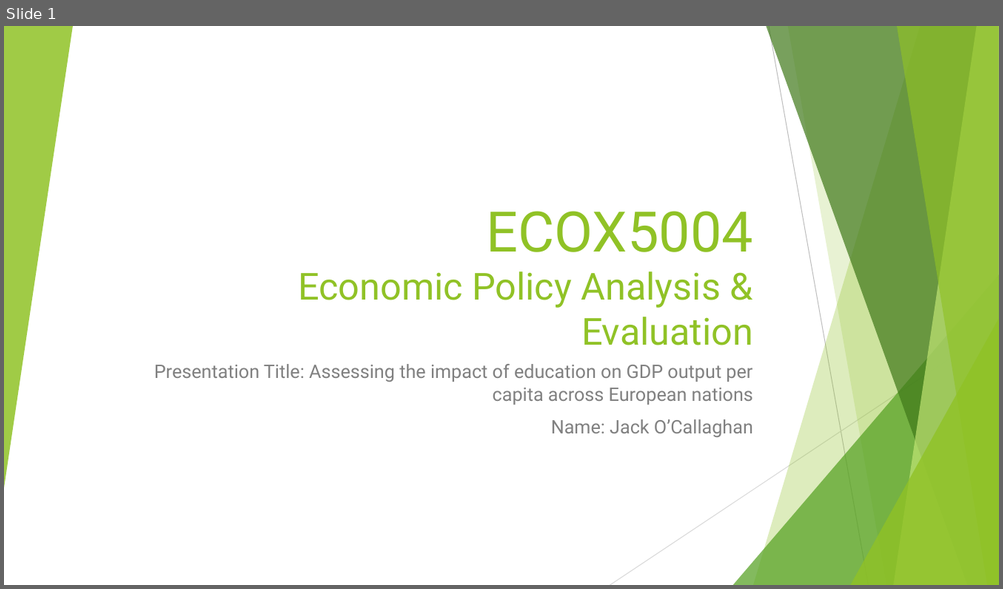
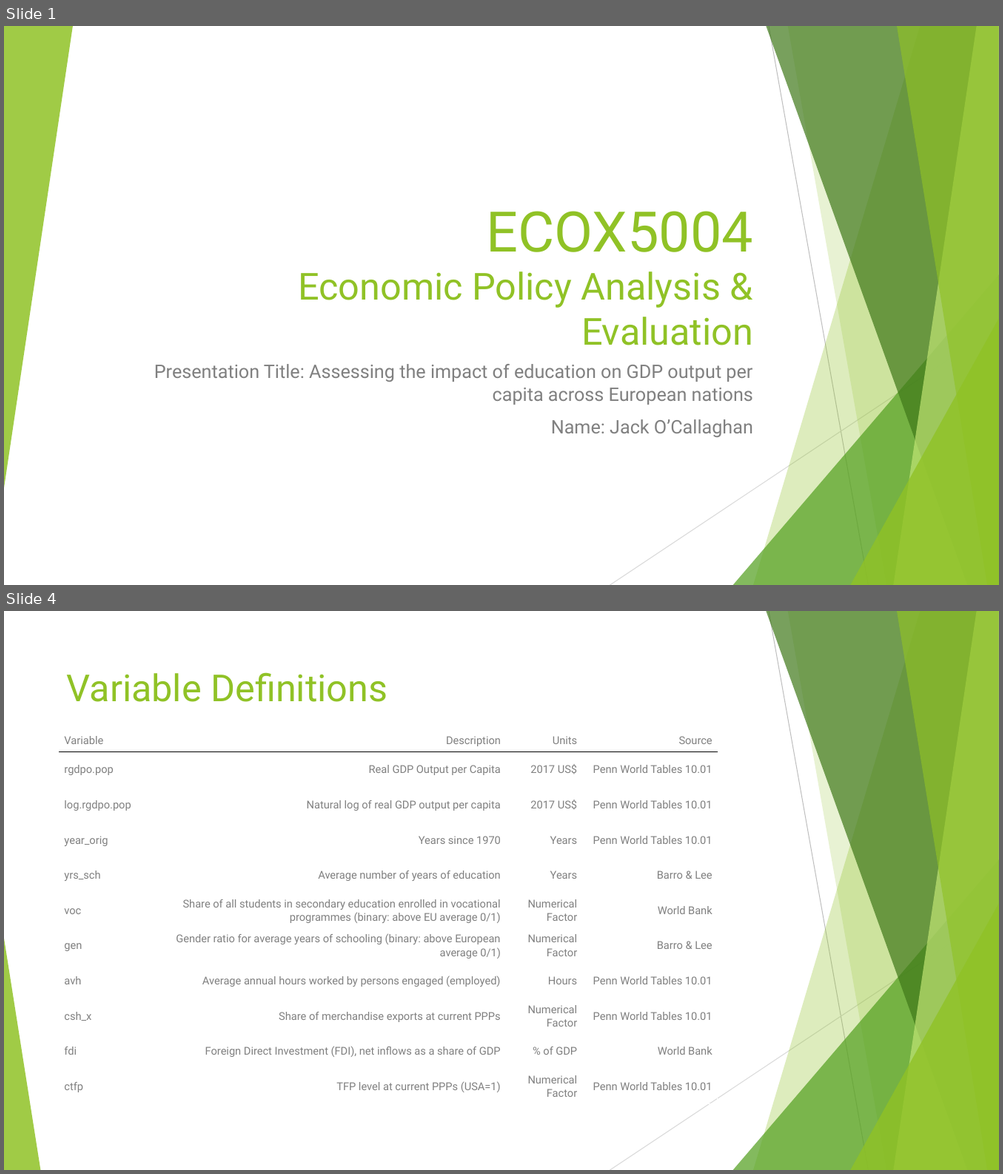
Before and after one commit to jack-n-ocallaghan/ecox-5004-analysis, a slide deck: ECOX5004 Pres 2 Proforma Slides - Jack O'Callaghan.pptx. Shown one above the other, each under a label of ours: slide 1 before the commit, slides 1 and 4 after it; the slides between them are not shown. The pictures are 1003x589 and 1003x1174 pixels, drawn with LibreOffice and Linux fonts; fonts in the diff are those of the drawing. Boxes give left, top, right and bottom in pixels: in the first picture for what was removed or moved away, otherwise in the second. Text is boxed around its words. In the diff, an @@ line names an element or a change of style, - is before the commit and + after.

```diff
--- a/ECOX5004 Pres 2 Proforma Slides - Jack O'Callaghan.pptx
+++ b/ECOX5004 Pres 2 Proforma Slides - Jack O'Callaghan.pptx
@@ slide 4 added at <box>4,611,999,1170</box>, background #FFFFFF; not listed: 9 template elements that a slide beside it also shows @@
@@ title added at <box>67,672,387,702</box>, 36 pt, text #90C226 @@
+Variable Definitions
@@ table added at <box>60,728,717,1104</box>, 11 rows, 4 columns @@
+Variable | Description | Units | Source
+rgdpo.pop | Real GDP Output per Capita | 2017 US$ | Penn World Tables 10.01
+log.rgdpo.pop | Natural log of real GDP output per capita | 2017 US$ | Penn World Tables 10.01
+year_orig | Years since 1970 | Years | Penn World Tables 10.01
+yrs_sch | Average number of years of education | Years | Barro & Lee
+voc | Share of all students in secondary education enrolled in vocational programmes (binary: above EU average 0/1) | Numerical Factor | World Bank
+gen | Gender ratio for average years of schooling (binary: above European average 0/1) | Numerical Factor | Barro & Lee
+avh | Average annual hours worked by persons engaged (employed) | Hours | Penn World Tables 10.01
+csh_x | Share of merchandise exports at current PPPs | Numerical Factor | Penn World Tables 10.01
+fdi | Foreign Direct Investment (FDI), net inflows as a share of GDP | % of GDP | World Bank
+ctfp | TFP level at current PPPs (USA=1) | Numerical Factor | Penn World Tables 10.01
@@ triangle added at <box>4,939,40,1170</box>, fill #90C226 at 85% opacity @@
```
Also in this commit, not shown: 4 slides changed, 3 other slides added, 3 slides removed, 3 other files.
